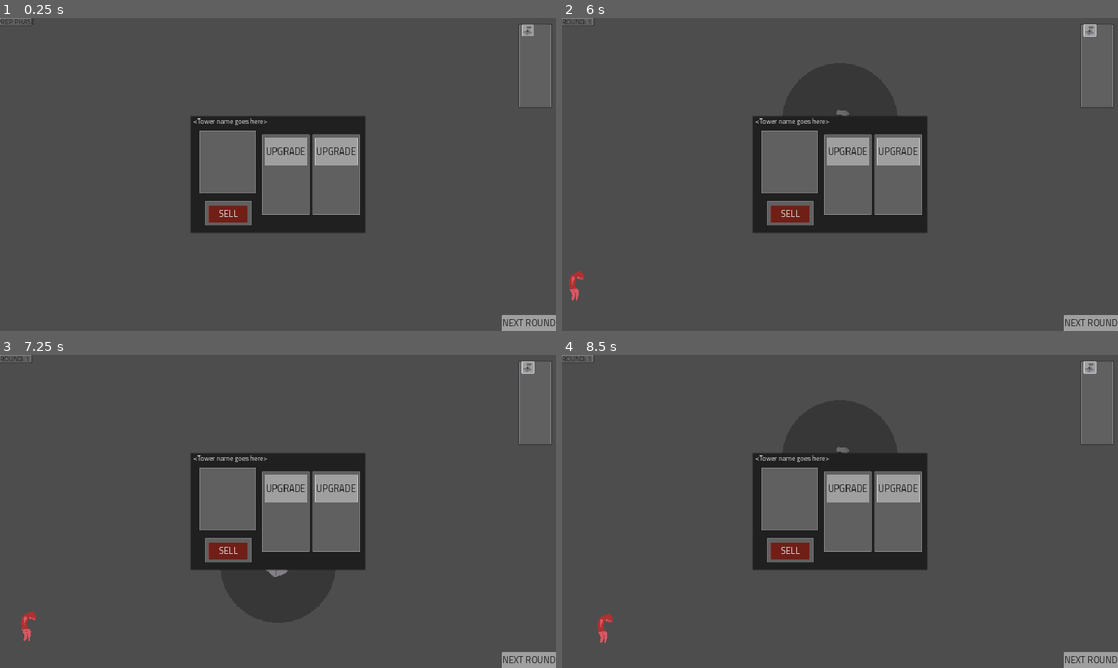
Above: before the commit, frames 1-4 (two rows, left to right).
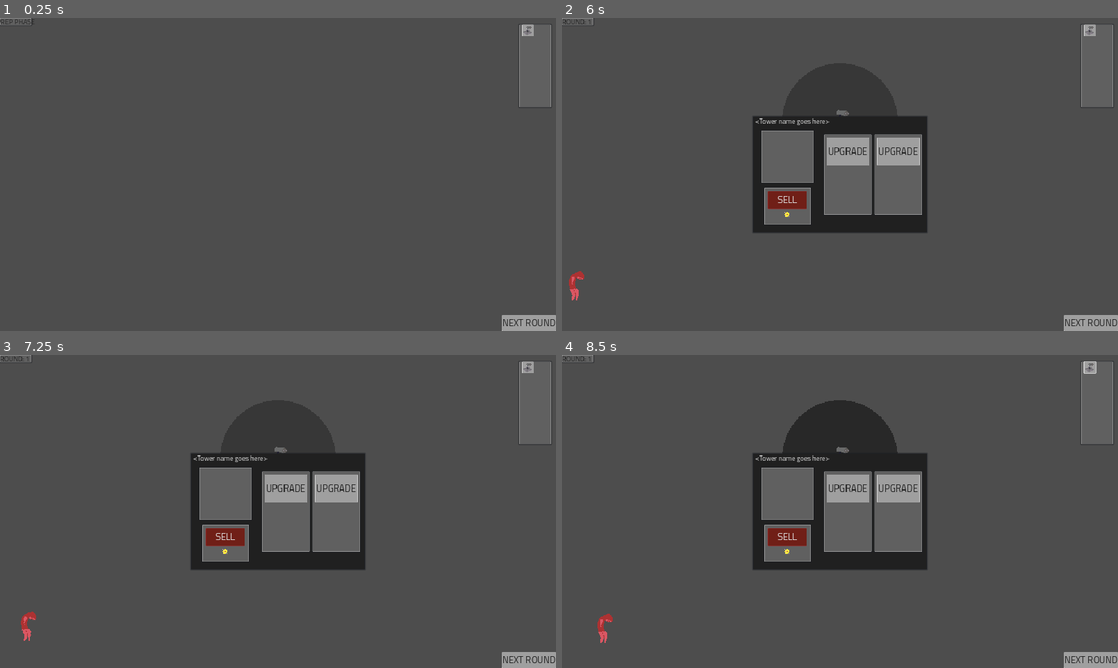
Above: after the commit, the same moments.

Repository: MindVisceral/BoneTD
Game: Godot game, scene res://Levels/Level1/Level1.tscn
The game is run twice, just before and just after one commit, with the same random seed, the same clock (stepped at 60 frames per second) and the same inputs. This scene is started directly instead of the project's main scene. The engine's default icon, where the game draws it, is replaced by a stand-in: a white triangle on a blue panel in a dark square.
Inputs (mouse positions are in pixels of both pictures, inside the frame that each line leads up to):
- Up to frame 1 (0.25 s): no input
- Up to frame 2 (6 s): click (789, 215) at 0.5 s, where only the run before the commit has a clickable "SELL"; click (845, 152) at 1.25 s, where only the run before the commit has a clickable "UPGRADE"; click (901, 152) at 2 s, where only the run before the commit has a clickable "UPGRADE"; click "NEXT ROUND" at 2.75 s; click "NEXT ROUND" at 3.5 s; click (1090, 30) at 4.25 s; click (840, 121) at 5.02 s; click (840, 121) at 5.77 s
- Up to frame 3 (7.25 s): click (278, 564) at 6.5 s
- Up to frame 4 (8.5 s): click (1090, 367) at 7.25 s; click (840, 458) at 8.02 s

The runs differ from the first frame. In frame 1, 6.5% of the frame differs, in the area x 34-66%, y 31-69%; in frame 2, 1.2%; in frame 3, 1.3%; in frame 4, 1.2%.

Commit message:
(Renamed) SelectedTowerMenu - added en/disabling

Diff:
--- a/Entities/Towers/BaseTower/BaseTower.gd
+++ b/Entities/Towers/BaseTower/BaseTower.gd
@@ -439,4 +439,10 @@
 	## TowerHandler should forget about this Tower before we queue_free() it.
 	tower_handler.selected_tower_ref = null
 
+	## Ignore the signal's name. This is here just to disable all Menus that rely on this Tower.
+	## NOTE: As things are currently, this also updates all other Towers' visuals!
+	## NOTE: HERE: Make a new signal if that is undesirable.
+	tower_handler.new_tower_selected.emit()
+
+
 	queue_free()
--- a/Levels/Level1/Level1.tscn
+++ b/Levels/Level1/Level1.tscn
@@ -51,7 +51,8 @@
 
 [node name="EnvironmentObstacles" type="Node2D" parent="."]
 
-[node name="TowerHandler" parent="." instance=ExtResource("4_6772l")]
+[node name="TowerHandler" parent="." node_paths=PackedStringArray("selected_tower_menu") instance=ExtResource("4_6772l")]
+selected_tower_menu = NodePath("../GUI/TemporaryGUI/SelectedTowerDraggableMenu")
 
 [node name="MovementPath" type="Path2D" parent="."]
 z_index = 1
@@ -142,7 +143,7 @@
 text = "NEXT ROUND
 "
 
-[node name="UpgradeDraggableMenu" parent="GUI/TemporaryGUI" instance=ExtResource("8_gw4ds")]
+[node name="SelectedTowerDraggableMenu" parent="GUI/TemporaryGUI" instance=ExtResource("8_gw4ds")]
 custom_minimum_size = Vector2(600, 400)
 layout_mode = 1
 offset_left = 660.0
@@ -151,54 +152,69 @@
 offset_bottom = 639.56
 pivot_offset = Vector2(300, 200)
 
-[node name="BackgroundPanel" parent="GUI/TemporaryGUI/UpgradeDraggableMenu" index="0"]
+[node name="BackgroundPanel" parent="GUI/TemporaryGUI/SelectedTowerDraggableMenu" index="0"]
 theme_type_variation = &"DarkPanel"
 
-[node name="Label" parent="GUI/TemporaryGUI/UpgradeDraggableMenu" index="1"]
+[node name="Label" parent="GUI/TemporaryGUI/SelectedTowerDraggableMenu" index="1"]
 theme_type_variation = &"LightLabel"
 text = "<Tower name goes here>
 "
 
-[node name="TowerPicture" type="Panel" parent="GUI/TemporaryGUI/UpgradeDraggableMenu"]
+[node name="TowerPicture" type="Panel" parent="GUI/TemporaryGUI/SelectedTowerDraggableMenu"]
 layout_mode = 1
 anchors_preset = -1
 anchor_left = 0.048
 anchor_top = 0.122
-anchor_right = 0.372
-anchor_bottom = 0.663
+anchor_right = 0.348
+anchor_bottom = 0.573
 offset_left = 0.200027
 offset_top = 0.199982
-offset_right = 0.0480042
-offset_bottom = -0.100037
-
-[node name="SellPanelContainer" type="PanelContainer" parent="GUI/TemporaryGUI/UpgradeDraggableMenu"]
-layout_mode = 1
-anchors_preset = -1
-anchor_left = 0.082
-anchor_top = 0.727
-anchor_right = 0.348
-anchor_bottom = 0.94
-offset_left = -0.200001
-offset_top = 0.199982
-offset_right = 0.199982
-offset_bottom = -3.05176e-05
-
-[node name="SellBackgroundPanel" type="Panel" parent="GUI/TemporaryGUI/UpgradeDraggableMenu/SellPanelContainer"]
-layout_mode = 2
-
-[node name="SellButton" type="Button" parent="GUI/TemporaryGUI/UpgradeDraggableMenu/SellPanelContainer/SellBackgroundPanel"]
+offset_right = 0.200012
+offset_bottom = -0.200027
+
+[node name="SellPanelContainer" type="PanelContainer" parent="GUI/TemporaryGUI/SelectedTowerDraggableMenu"]
+layout_mode = 1
+anchors_preset = -1
+anchor_left = 0.065
+anchor_top = 0.615
+anchor_right = 0.332
+anchor_bottom = 0.932
+offset_top = -3.05176e-05
+offset_right = -0.200012
+offset_bottom = 0.199951
+
+[node name="SellBackgroundPanel" type="Panel" parent="GUI/TemporaryGUI/SelectedTowerDraggableMenu/SellPanelContainer"]
+layout_mode = 2
+
+[node name="SellButton" type="Button" parent="GUI/TemporaryGUI/SelectedTowerDraggableMenu/SellPanelContainer/SellBackgroundPanel"]
 layout_mode = 2
 anchor_left = 0.075
-anchor_top = 0.188
+anchor_top = 0.094
 anchor_right = 0.912
-anchor_bottom = 0.882
-offset_top = 0.0199995
+anchor_bottom = 0.575
+offset_top = 0.0620012
 offset_right = 0.0799866
-offset_bottom = 0.0299988
+offset_bottom = -0.0250092
 theme_type_variation = &"RedButton"
 text = "SELL"
 
-[node name="Upgrade1PanelContainer" type="PanelContainer" parent="GUI/TemporaryGUI/UpgradeDraggableMenu"]
+[node name="MoneyLabel" type="RichTextLabel" parent="GUI/TemporaryGUI/SelectedTowerDraggableMenu/SellPanelContainer/SellBackgroundPanel"]
+layout_mode = 1
+anchors_preset = -1
+anchor_left = 0.069
+anchor_top = 0.622
+anchor_right = 0.944
+anchor_bottom = 0.921
+offset_left = -0.0400009
+offset_top = 0.0059967
+offset_right = -0.0400085
+offset_bottom = 0.0329895
+localize_numeral_system = false
+theme_type_variation = &"LightLabel"
+bbcode_enabled = true
+text = "[center][img]res://placeholder_2.png[/img] "
+
+[node name="Upgrade1PanelContainer" type="PanelContainer" parent="GUI/TemporaryGUI/SelectedTowerDraggableMenu"]
 layout_mode = 1
 anchors_preset = -1
 anchor_left = 0.408
@@ -210,10 +226,10 @@
 offset_right = -0.0240173
 offset_bottom = -0.0100098
 
-[node name="Upgrade1BackgroundPanel" type="Panel" parent="GUI/TemporaryGUI/UpgradeDraggableMenu/Upgrade1PanelContainer"]
-layout_mode = 2
-
-[node name="Upgrade1Button" type="Button" parent="GUI/TemporaryGUI/UpgradeDraggableMenu/Upgrade1PanelContainer/Upgrade1BackgroundPanel"]
+[node name="Upgrade1BackgroundPanel" type="Panel" parent="GUI/TemporaryGUI/SelectedTowerDraggableMenu/Upgrade1PanelContainer"]
+layout_mode = 2
+
+[node name="Upgrade1Button" type="Button" parent="GUI/TemporaryGUI/SelectedTowerDraggableMenu/Upgrade1PanelContainer/Upgrade1BackgroundPanel"]
 layout_mode = 2
 anchor_left = 0.058
 anchor_top = 0.04
@@ -225,7 +241,7 @@
 offset_bottom = 0.11499
 text = "UPGRADE"
 
-[node name="Upgrade2PanelContainer" type="PanelContainer" parent="GUI/TemporaryGUI/UpgradeDraggableMenu"]
+[node name="Upgrade2PanelContainer" type="PanelContainer" parent="GUI/TemporaryGUI/SelectedTowerDraggableMenu"]
 layout_mode = 1
 anchors_preset = -1
 anchor_left = 0.698
@@ -237,10 +253,10 @@
 offset_right = -0.304016
 offset_bottom = -0.0100098
 
-[node name="Upgrade2BackgroundPanel" type="Panel" parent="GUI/TemporaryGUI/UpgradeDraggableMenu/Upgrade2PanelContainer"]
-layout_mode = 2
-
-[node name="Upgrade2Button" type="Button" parent="GUI/TemporaryGUI/UpgradeDraggableMenu/Upgrade2PanelContainer/Upgrade2BackgroundPanel"]
+[node name="Upgrade2BackgroundPanel" type="Panel" parent="GUI/TemporaryGUI/SelectedTowerDraggableMenu/Upgrade2PanelContainer"]
+layout_mode = 2
+
+[node name="Upgrade2Button" type="Button" parent="GUI/TemporaryGUI/SelectedTowerDraggableMenu/Upgrade2PanelContainer/Upgrade2BackgroundPanel"]
 layout_mode = 2
 anchor_left = 0.058
 anchor_top = 0.04
@@ -252,9 +268,9 @@
 offset_bottom = 0.11499
 text = "UPGRADE"
 
-[connection signal="pressed" from="GUI/TemporaryGUI/UpgradeDraggableMenu/SellPanelContainer/SellBackgroundPanel/SellButton" to="TowerHandler" method="_on_sell_pressed"]
-[connection signal="pressed" from="GUI/TemporaryGUI/UpgradeDraggableMenu/Upgrade1PanelContainer/Upgrade1BackgroundPanel/Upgrade1Button" to="TowerHandler" method="_on_upgrade1_pressed"]
-[connection signal="pressed" from="GUI/TemporaryGUI/UpgradeDraggableMenu/Upgrade2PanelContainer/Upgrade2BackgroundPanel/Upgrade2Button" to="TowerHandler" method="_on_upgrade2_pressed"]
+[connection signal="pressed" from="GUI/TemporaryGUI/SelectedTowerDraggableMenu/SellPanelContainer/SellBackgroundPanel/SellButton" to="TowerHandler" method="_on_sell_pressed"]
+[connection signal="pressed" from="GUI/TemporaryGUI/SelectedTowerDraggableMenu/Upgrade1PanelContainer/Upgrade1BackgroundPanel/Upgrade1Button" to="TowerHandler" method="_on_upgrade1_pressed"]
+[connection signal="pressed" from="GUI/TemporaryGUI/SelectedTowerDraggableMenu/Upgrade2PanelContainer/Upgrade2BackgroundPanel/Upgrade2Button" to="TowerHandler" method="_on_upgrade2_pressed"]
 
 [editable path="TowerHandler"]
-[editable path="GUI/TemporaryGUI/UpgradeDraggableMenu"]
+[editable path="GUI/TemporaryGUI/SelectedTowerDraggableMenu"]
--- a/Levels/TowerHandler.gd
+++ b/Levels/TowerHandler.gd
@@ -9,6 +9,9 @@
 ## Reference to the TempTower scene.
 ## That's the placeholder which follows the mouse and displays where a Tower will be placed.
 @export var temp_tower: PackedScene
+
+## This Menu is used to Upgrade and Sell Towers.
+@export var selected_tower_menu: Control
 
 
 ###-------------------------------------------------------------------------###
@@ -26,11 +29,26 @@
 
 ## Whenever a new Tower is selected, this signal is fired. This is to let all the Tower that
 ## they are not selected to make sure that only one Tower may be selected at a time.
+## NOTE: This is also called when a Tower is deleted in some way (or sold or upgraded).
+## NOTE: In result, all other Towers' visuals are updated when that happens.
+## NOTE: Make a new signal if that is undesirable.
 signal new_tower_selected
 
 ## Does the Player have a Tower selected right now? Which Tower specifically?
 ## This allows for the Tower Upgrade Menu to show up. Only one Tower may be selected at a time.
 var selected_tower_ref: BaseTower = null
+
+
+###-------------------------------------------------------------------------###
+##### Setup
+###-------------------------------------------------------------------------###
+
+func _ready() -> void:
+	## Disable the SelectedTowerMenu until a Tower is selected.
+	disable_SelectedTowerMenu()
+	## Selecting a Tower will call this update_tower_selection() function
+	self.new_tower_selected.connect(update_tower_selection)
+
 
 
 ###-------------------------------------------------------------------------###
@@ -72,7 +90,7 @@
 
 
 
-## All Towers share Upgrade buttons, both of them located in the UpgradeDraggableMenu.
+## All Towers share Upgrade buttons, both of them located in the SelectedTowerMenu.
 ## These two buttons are connected to these functions, and these functions simply
 ## upgrade the currently selected Tower.
 func _on_upgrade1_pressed() -> void:
@@ -88,3 +106,32 @@
 	## The menu should disappear without a Tower, but do this just in case.
 	if selected_tower_ref != null:
 		selected_tower_ref.upgrade_2_tower()
+
+
+
+###-------------------------------------------------------------------------###
+##### Selected Tower Menu
+###-------------------------------------------------------------------------###
+
+## The SelectedTowerMenu depends on the new_tower_selected signal,
+## which is connected to this function.
+func update_tower_selection() -> void:
+	## Check whether SelectedTowerMenu should be enabled or not.
+	if selected_tower_ref == null:
+		disable_SelectedTowerMenu()
+	else:
+		enable_SelectedTowerMenu()
+
+func enable_SelectedTowerMenu() -> void:
+	selected_tower_menu.visible = true
+
+func disable_SelectedTowerMenu() -> void:
+	selected_tower_menu.visible = false
+
+
+
+#func update_sell_amount() -> void:
+	#selected_tower_ref.update_tower_cost
+	#$"../GUI/TemporaryGUI/SelectedTowerDraggableMenu/SellPanelContainer/SellBackgroundPanel
+	#/MoneyLabel".text = \
+		#"[center][img]res://placeholder_2.png[/img] " + str(selected_tower_ref.sell_value)
Binary file changed: placeholder_2.png
Not shown, added: Gam4274.tmp
Not shown, changed: GameOverlayRenderer.log
